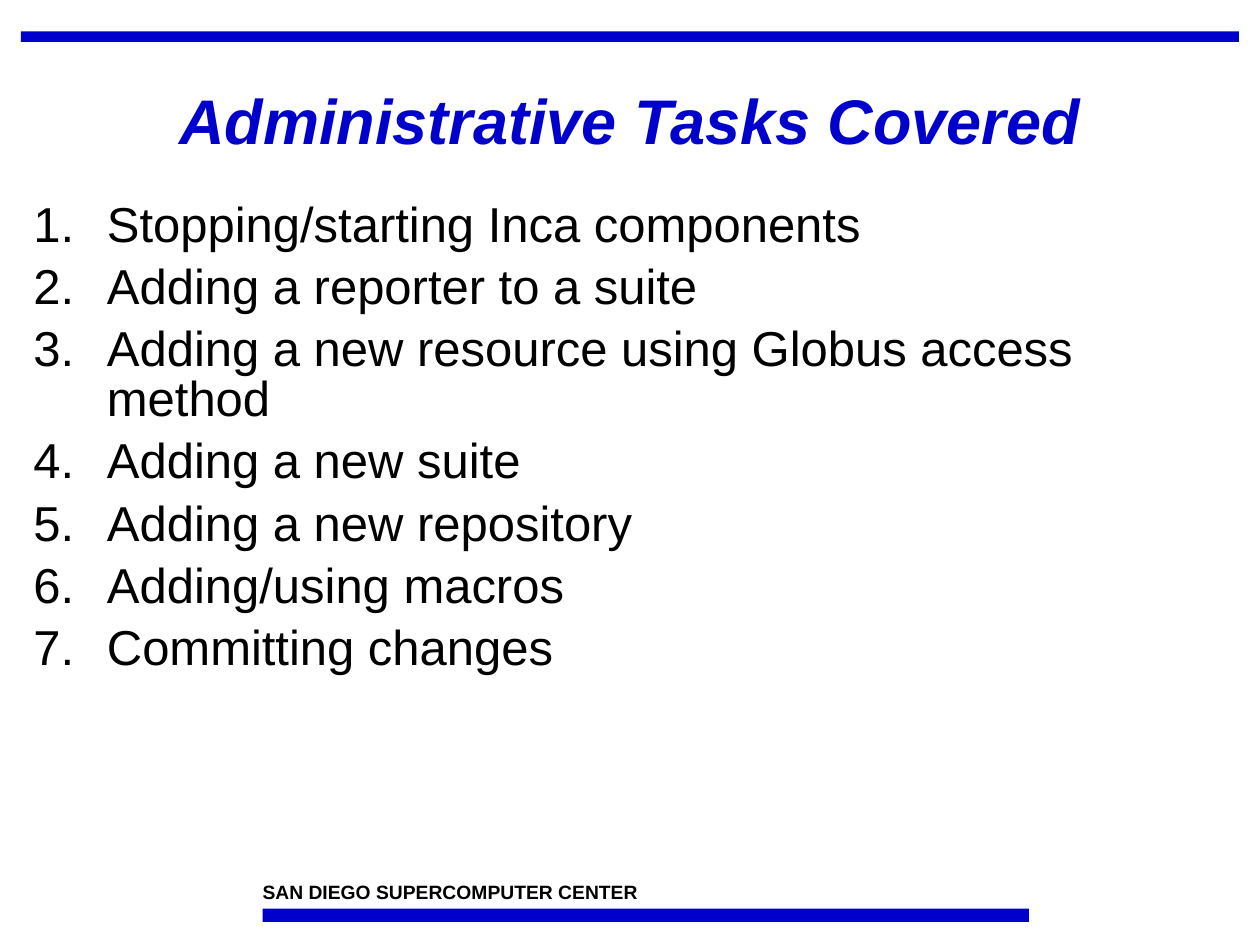
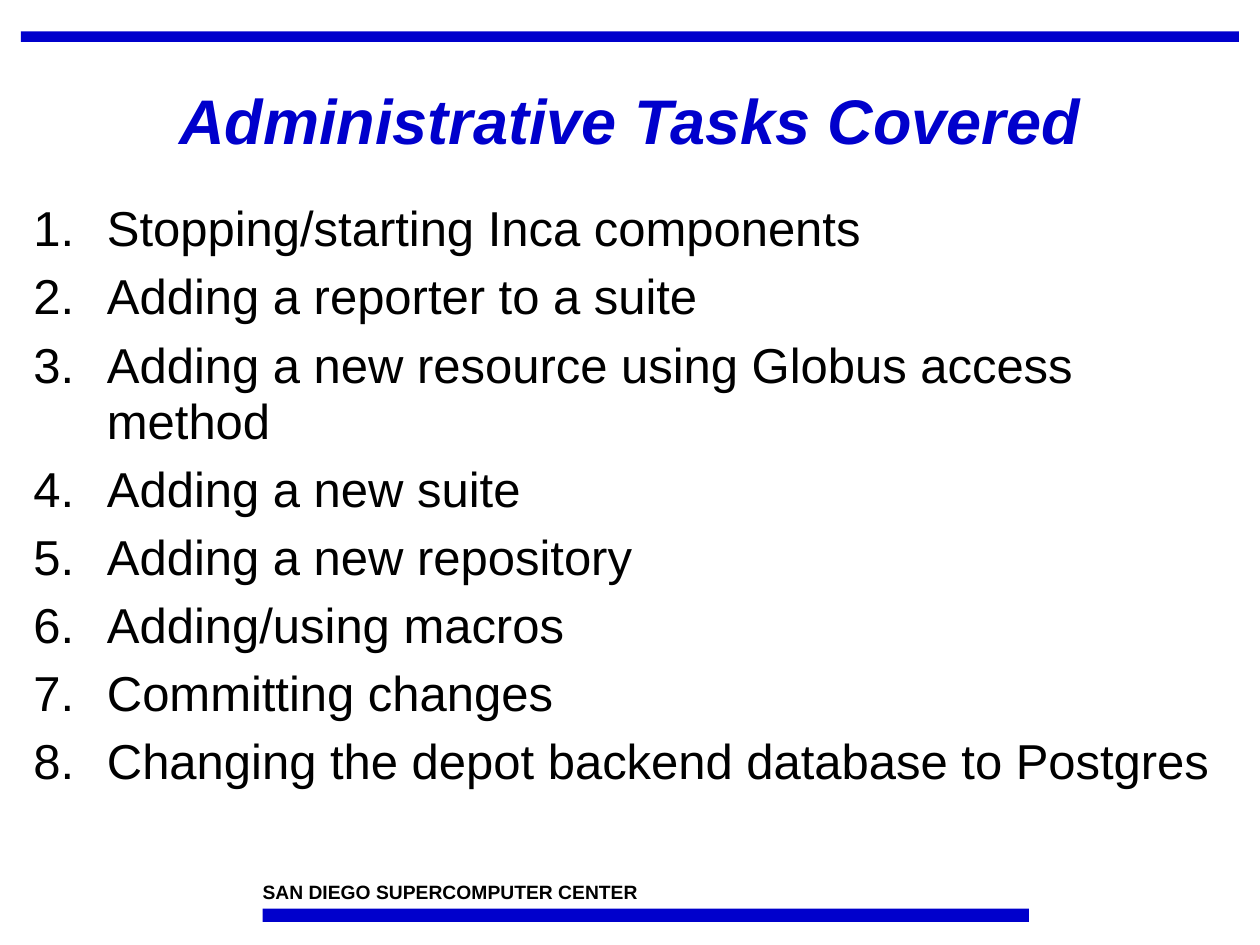
Before and after one commit to IncaProject/inca-xsede, a slide deck: slide 2 of talks/feb-06-workshop/deploy2.ppt. Drawn at 1260x945 pixels with LibreOffice and Linux fonts; fonts in the diff are those of the drawing; background and template pictures are left out. Boxes give left, top, right and bottom in pixels: in the first picture for what was removed or moved away, otherwise in the second. Text is boxed around its words. In the diff, an @@ line names an element or a change of style, - is before the commit and + after.

Commit message:
updated with postgres info

```diff
--- a/talks/feb-06-workshop/deploy2.ppt
+++ b/talks/feb-06-workshop/deploy2.ppt
@@ text at (x1=107, y1=210, x2=1072, y2=721): line spacing 0.85 to 0.95 @@
@@ text at (x1=107, y1=743, x2=1209, y2=789): paragraph added @@
+8. Changing the depot backend database to Postgres
```
Also in this commit, not shown: 6 other slides changed, 6 slides added.
